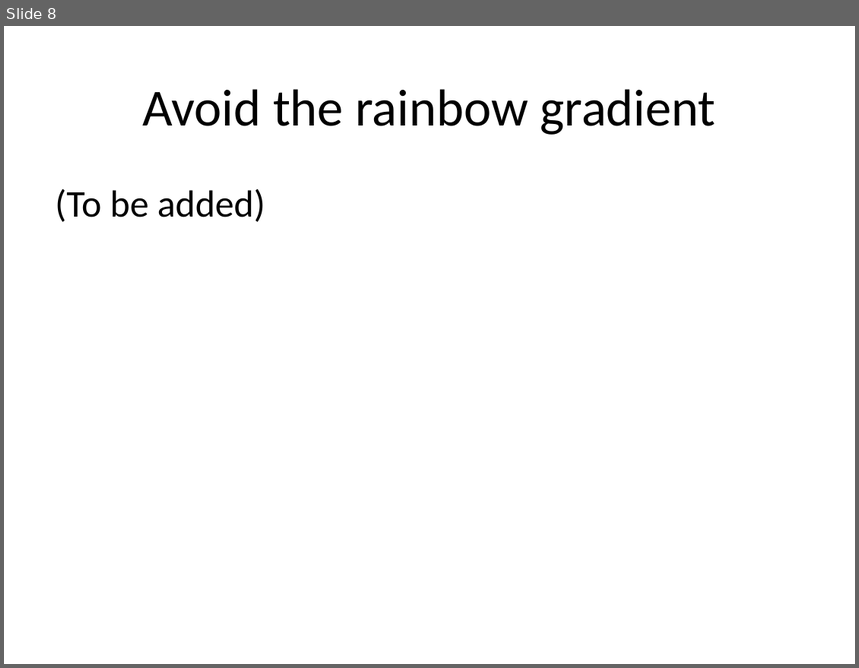
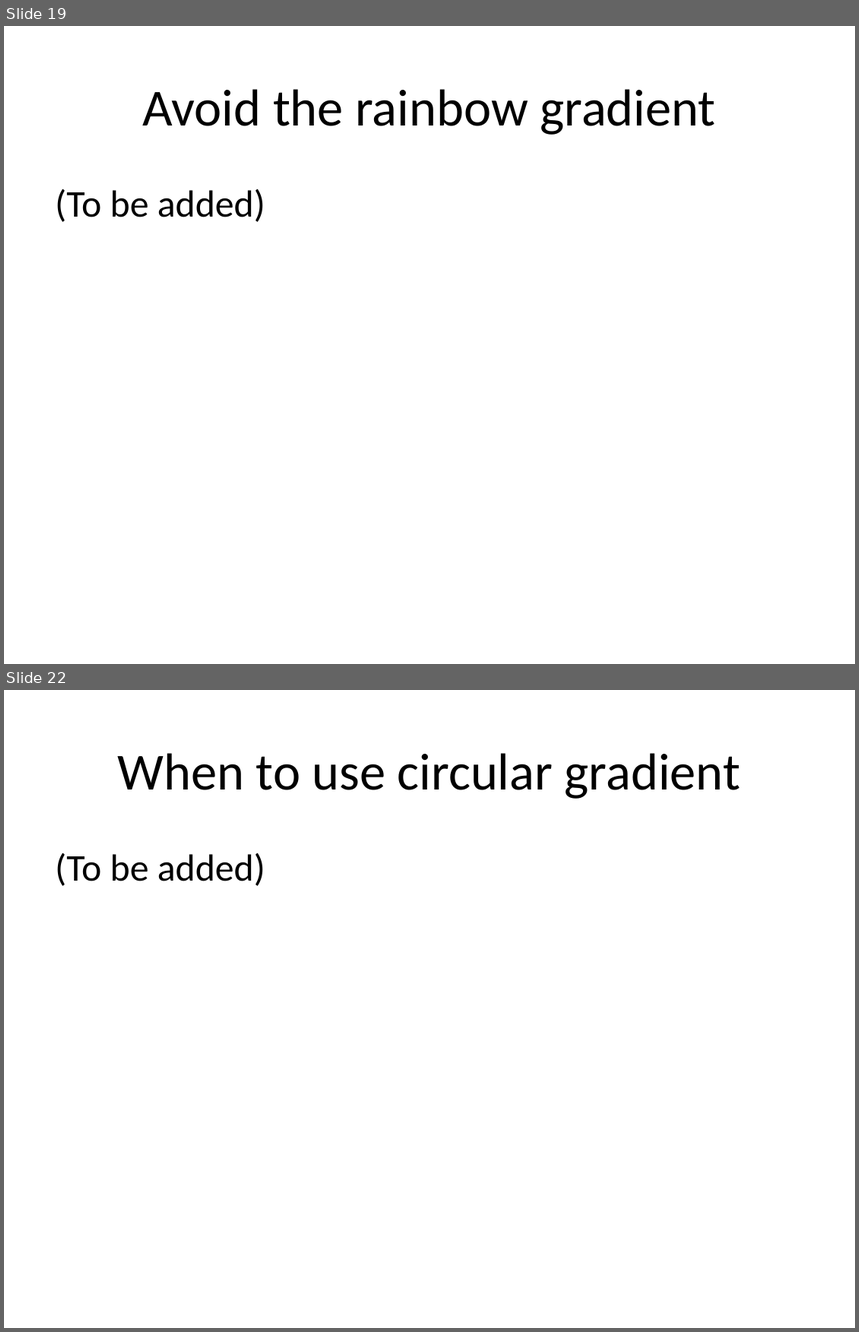
Before and after one commit to pmean/data-visualization, a slide deck: data-viz-02/component/recommendations-colors.pptx. Shown one above the other, each under a label of ours: slide 8 before the commit, slides 19 and 22 after it; the slides between them are not shown. The pictures are 859x668 and 859x1332 pixels, drawn with LibreOffice and Linux fonts; fonts in the diff are those of the drawing. Boxes give left, top, right and bottom in pixels: in the first picture for what was removed or moved away, otherwise in the second. Text is boxed around its words. In the diff, an @@ line names an element or a change of style, - is before the commit and + after.

```diff
--- a/data-viz-02/component/recommendations-colors.pptx
+++ b/data-viz-02/component/recommendations-colors.pptx
@@ slide 22 added at (4, 690, 855, 1328), background #FFFFFF @@
@@ title added at (118, 753, 740, 799), 44 pt, text #000000 @@
+When to use circular gradient
@@ text added at (55, 853, 265, 886), 32 pt, text #000000 @@
+(To be added)
@@ what was slide 8 is now slide 19 @@
```
Also in this commit, not shown: 2 slides changed, 17 other slides added, 1 slide removed, 25 other files.
